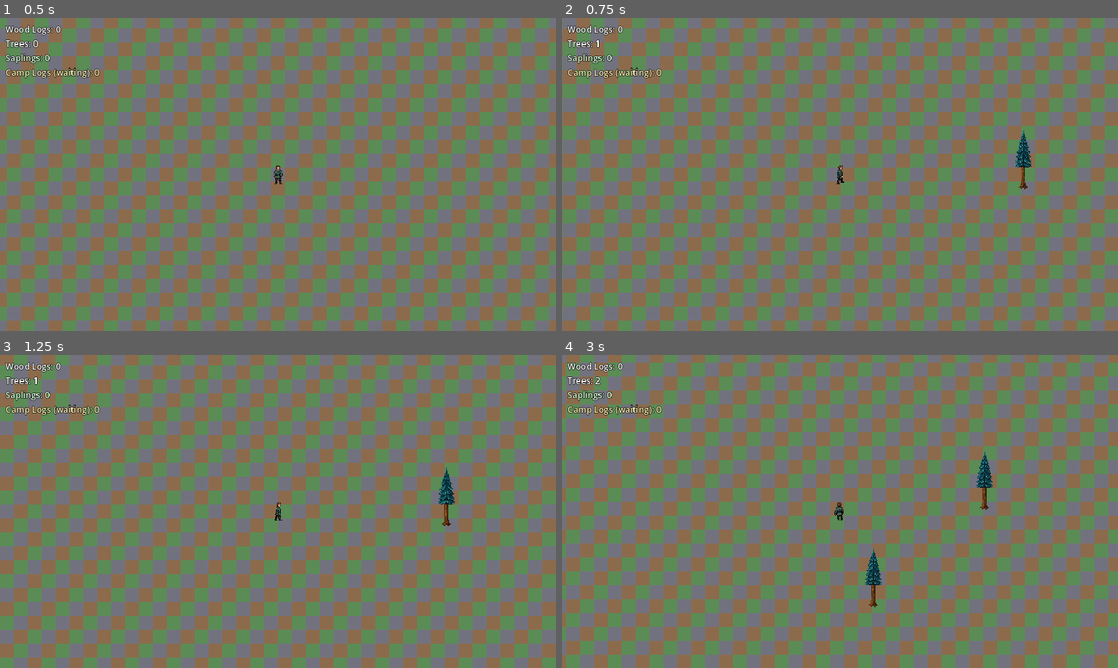
Above: before the commit, frames 1-4 (two rows, left to right).
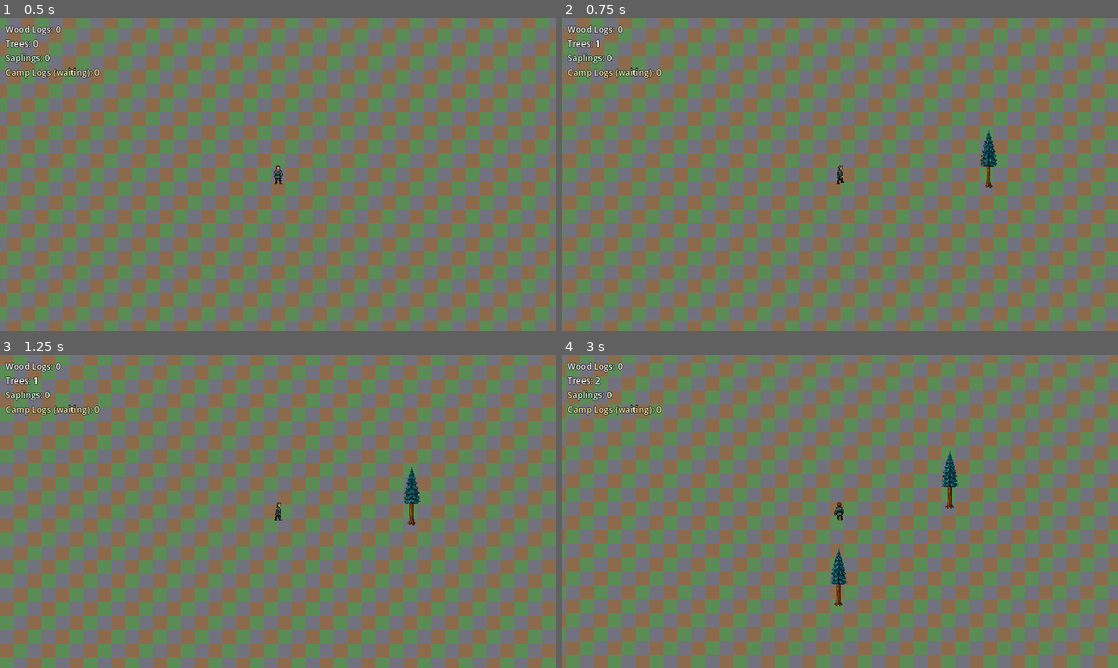
Above: after the commit, the same moments.

Repository: mcchesneyjg-max/Test-Gamer
Game: Godot game, scene res://main.tscn
Same seed, same stepped clock (60 frames per second), same inputs: the game is played once before the commit and once after it.
Inputs (mouse positions are in pixels of both pictures, inside the frame that each line leads up to):
- Up to frame 1 (0.5 s): no input
- Up to frame 2 (0.75 s): tap Enter at 0.5 s; move the mouse to (962, 158) at 0.52 s; hold D (move_right) from 0.53 s (still down); tap T at 0.6 s; click (962, 158) at 0.67 s
- Up to frame 3 (1.25 s): keep holding D (move_right)
- Up to frame 4 (3 s): move the mouse to (728, 527) at 1.27 s; release D (move_right) at 1.28 s; hold S (move_down) 1.28-2.03 s; tap T at 1.35, 2.1, 2.85 s; move the mouse to (895, 442) at 2.02 s; hold D (move_right) 2.03-2.78 s; move the mouse to (812, 574) at 2.77 s; hold W (move_up) from 2.78 s (still down); click (812, 574) at 2.92 s

Frame 1 is identical in both runs. In frame 2, 0.5% of the frame differs, in the area x 75-85%, y 35-55%; in frame 3, 0.5%; in frame 4, 1.0%, in the area x 48-78%, y 30-81%.

Commit message:
Center tree and sapling sprites on placement point
Use centered sprites so the middle of the image aligns with the tile
where the tree is clicked or planted, instead of anchoring to the
top-left corner. Update chop position math for centered sprites.

Co-authored-by: mcchesneyjg-max <mcchesneyjg-max@users.noreply.github.com>

Diff:
--- a/game/scenes/mature_tree.tscn
+++ b/game/scenes/mature_tree.tscn
@@ -7,14 +7,12 @@
 script = ExtResource("1_tree")
 
 [node name="Sprite" type="Sprite2D" parent="."]
-position = Vector2(-20, -72)
 texture_filter = 0
-centered = false
+centered = true
 texture = ExtResource("2_sprite")
 
 [node name="ForegroundSprite" type="Sprite2D" parent="."]
 visible = false
-position = Vector2(-20, -72)
 texture_filter = 0
-centered = false
+centered = true
 texture = ExtResource("2_sprite")
--- a/game/scenes/sapling.tscn
+++ b/game/scenes/sapling.tscn
@@ -7,7 +7,6 @@
 script = ExtResource("1_sapling")
 
 [node name="Sprite" type="Sprite2D" parent="."]
-position = Vector2(-10, -40)
 texture_filter = 0
-centered = false
+centered = true
 texture = ExtResource("2_sprite")
--- a/game/scripts/mature_tree.gd
+++ b/game/scripts/mature_tree.gd
@@ -85,7 +85,7 @@
 	if _sprite.texture:
 		texture_size = _sprite.texture.get_size()
 
-	var trunk_base := position + _sprite.position + Vector2(texture_size.x * 0.5, texture_size.y)
+	var trunk_base := position + _sprite.position + Vector2(0.0, texture_size.y * 0.5)
 	return trunk_base + Vector2(chop_stand_distance, chop_stand_north_offset)
 
 func is_depleted() -> bool:
